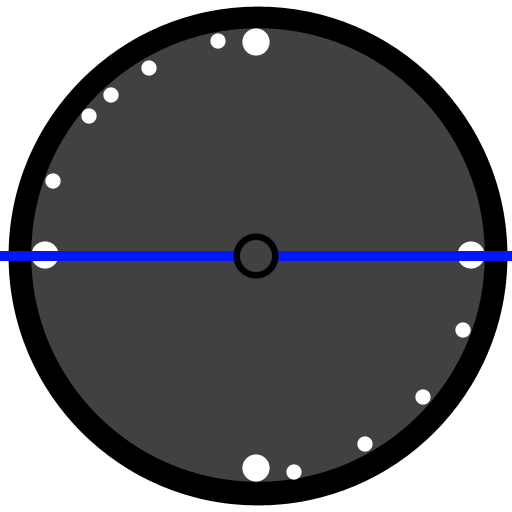
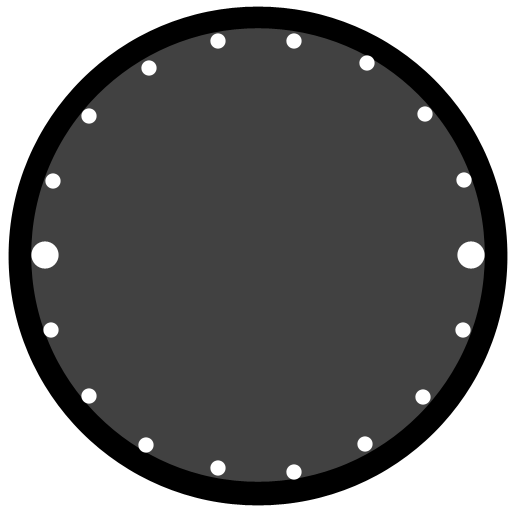
Before/after of a 512 × 512 layered artwork. What changed in the layer stack:
hid "シェイプ 6" over [240, 240, 272, 272]
hid "シェイプ 5" over [233, 233, 279, 279]
hid "針 のコピー", painted on it over [0, 172, 512, 338]
hid "針" over [45, 251, 241, 261]
added layer "目盛340" above "目盛320" over [43, 322, 59, 338]
added layer "目盛320" above "目盛300" over [81, 388, 97, 404]
added layer "目盛300" above "目盛280" over [138, 437, 154, 453]
added layer "目盛280" above "目盛270" over [210, 460, 226, 476]
hid "目盛270" over [242, 454, 270, 482]
added layer "目盛160" above "目盛140" over [456, 172, 472, 188]
added layer "目盛140" above "目盛120" over [417, 106, 433, 122]
added layer "目盛120" above "目盛100" over [359, 55, 375, 71]
added layer "目盛100" above "目盛90" over [286, 33, 302, 49]
hid "目盛90" over [242, 28, 270, 56]
hid "目盛45" over [103, 87, 119, 103]
